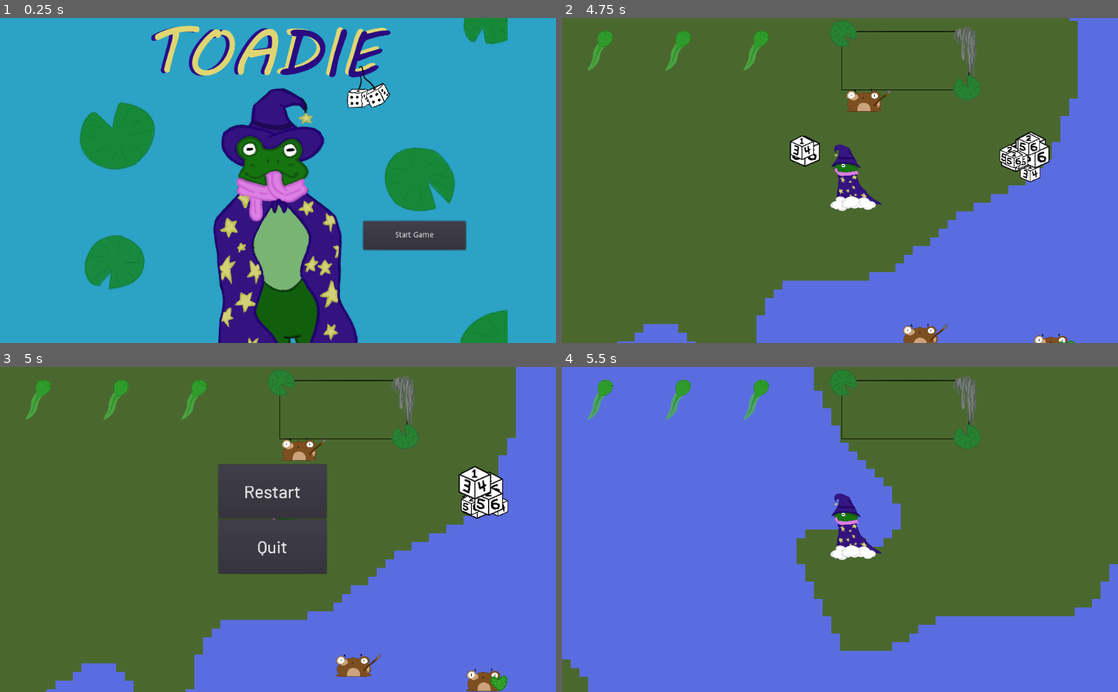
Above: before the commit, frames 1-4 (two rows, left to right).
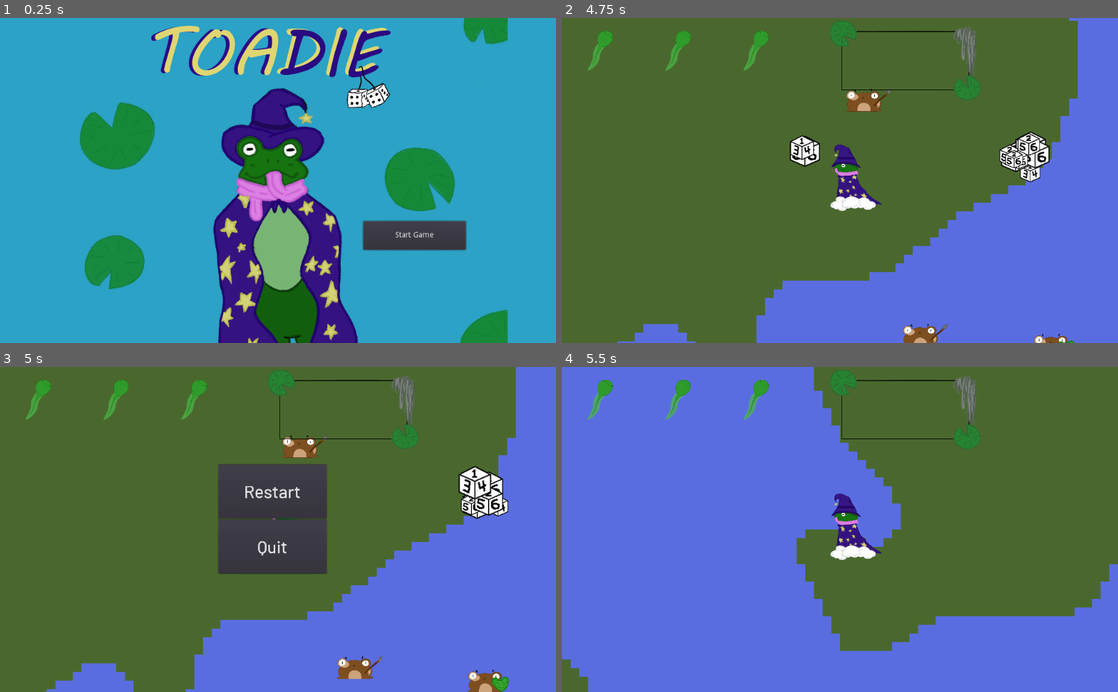
Above: after the commit, the same moments.

Repository: tylercchase/toadie
Game: Godot game, scene res://Scenes/UI/Main Menu.tscn
Same seed, same stepped clock (60 frames per second), same inputs: the game is played once before the commit and once after it.
Inputs (mouse positions are in pixels of both pictures, inside the frame that each line leads up to):
- Up to frame 1 (0.25 s): no input
- Up to frame 2 (4.75 s): click "Start Game" at 0.5 s; tap Enter at 1.25 s; move the mouse to (812, 245) at 1.27 s; hold W (up) 1.28-2.78 s; click (812, 245) at 1.35 s; move the mouse to (1006, 229) at 2.02 s; click (1006, 229) at 2.1 s; move the mouse to (673, 131) at 2.77 s; hold A (left) 2.78-4.28 s; click (673, 131) at 2.85 s; move the mouse to (867, 180) at 3.52 s; click (867, 180) at 3.6 s; move the mouse to (756, 99) at 4.27 s; hold S (down) from 4.28 s (still down); click (756, 99) at 4.35 s
- Up to frame 3 (5 s): keep holding S (down); tap Escape (pause) at 4.9 s
- Up to frame 4 (5.5 s): release S (down) at 5 s; click "Restart" at 5 s

Frames 1-2 are identical in both runs. In frame 3, 0.8% of the frame differs, in the area x 50-92%, y 20-100%; in frame 4, nothing differs.

Commit message:
Pausing works now

Diff:
--- a/Scripts/World.gd
+++ b/Scripts/World.gd
@@ -20,10 +20,17 @@
 	pause_everything(pause_state)
 
 func pause_everything(state):
+	print(state)
+	print('help')
 	for child in get_children():
 		if child.name != "Camera2D":
 			if "paused" in child:
 				print('test')
 				child.paused = state
+			elif child.name == "Enemies":
+				for child2 in child.get_children():
+					child2.set_physics_process(!state)
+					if "paused" in child2:
+						child2.paused = state
 			else:
 				child.set_physics_process(!state)
